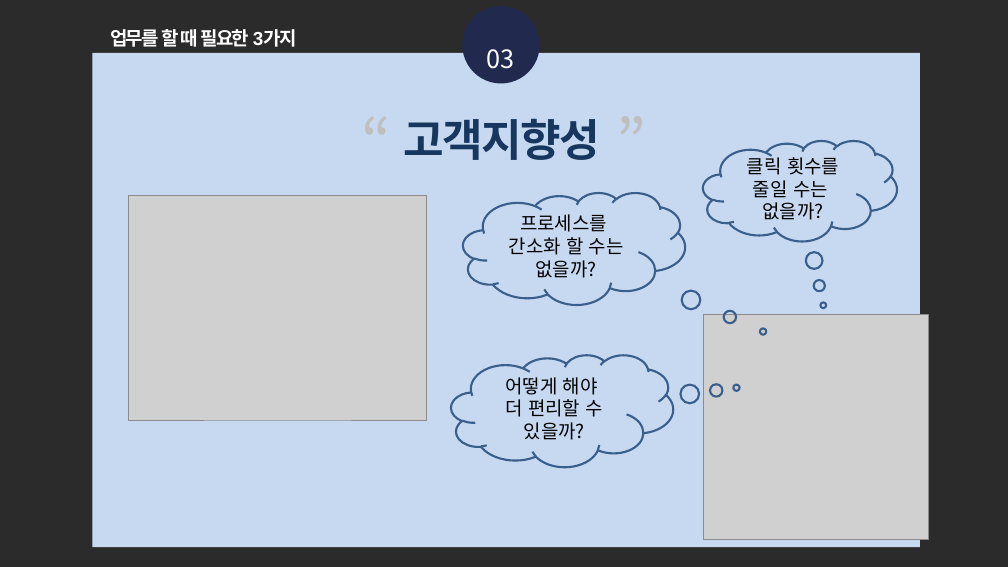
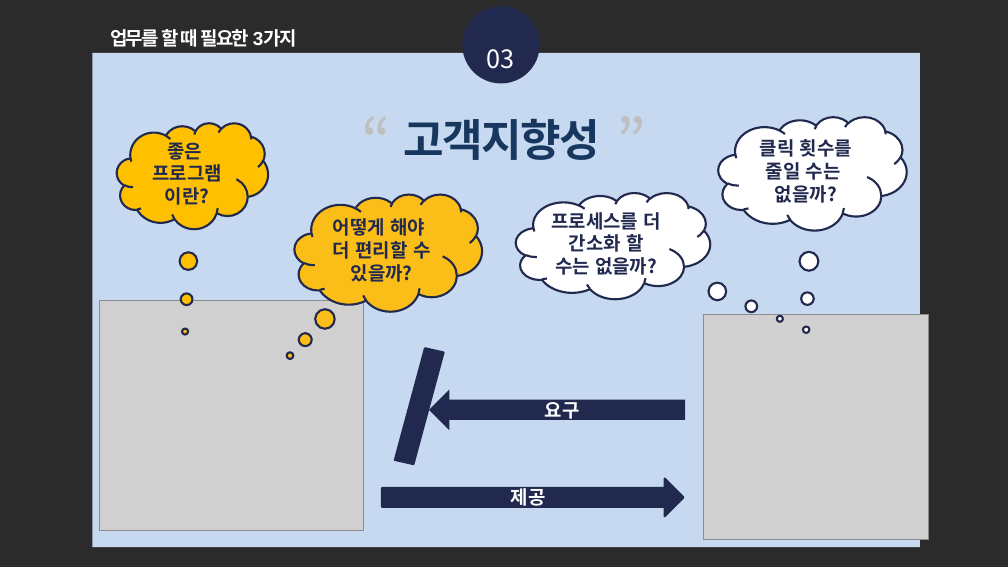
Before and after one commit to KimSolYi/WJ_PRACTICE, a slide deck: slide 11 of 인턴 수행과제 결과발표.pptx. Drawn at 1008x567 pixels with LibreOffice and Linux fonts; fonts in the diff are those of the drawing; grey boxes stand for pictures; background and template pictures are left out; a plain dark background stands for a picture behind light text. Boxes give left, top, right and bottom in pixels: in the first picture for what was removed or moved away, otherwise in the second. Text is boxed around its words. In the diff, an @@ line names an element or a change of style, - is before the commit and + after.

```diff
--- a/인턴 수행과제 결과발표.pptx
+++ b/인턴 수행과제 결과발표.pptx
@@ thought cloud "클릭 횟수를 줄일 수는": place and size @@
-thought cloud "클릭 횟수를 줄일 수는" at [703, 141, 898, 241]
+thought cloud "클릭 횟수를 줄일 수는" at [718, 117, 907, 231]
@@ thought cloud "클릭 횟수를 줄일 수는" at [718, 117, 907, 231]: text colour #000000 to #21294E, bold on; fill none to #FFFFFF; outline #3A5F8C 2 pt to #21294E 2 pt; proportions changed @@
@@ thought cloud added at [117, 123, 268, 229], fill #FFC000, outline #21294E 2 pt, 18 pt, text #21294E, bold @@
+좋은
+프로그램이란?
@@ picture removed at [129, 196, 426, 420] @@
@@ thought cloud "어떻게 해야": place and size @@
-thought cloud "어떻게 해야" at [451, 355, 674, 467]
+thought cloud "어떻게 해야" at [295, 194, 482, 312]
@@ thought cloud "어떻게 해야" at [295, 194, 482, 312]: text colour #000000 to #21294E, bold on; fill none to #FBBE18; outline #3A5F8C 2 pt to #21294E 2 pt; proportions changed @@
@@ thought cloud "프로세스를 더 간소화 할 수는 ...": place and size @@
-thought cloud "프로세스를 더 간소화 할 수는 ..." at [463, 193, 685, 305]
+thought cloud "프로세스를 더 간소화 할 수는 ..." at [516, 193, 710, 299]
@@ thought cloud "프로세스를 더 간소화 할 수는 ..." at [516, 193, 710, 299]: fill none to #FFFFFF; outline #3A5F8C 2 pt to #21294E 2 pt; proportions changed @@
@@ text in thought cloud at [551, 208, 660, 279]: text changed; text colour #000000 to #21294E; bold on @@
-프로세스를
-간소화 할 수는 없을까?
+프로세스를 더 간소화 할 수는 없을까?
@@ picture added at [99, 300, 364, 531] @@
@@ flow chart input output added at [395, 347, 443, 465], fill #21294E, outline #21294E 2 pt @@
@@ left arrow added at [429, 389, 685, 430], fill #21294E, 18 pt, text #FFFFFF, bold @@
+요구
@@ right arrow added at [382, 479, 684, 516], fill #21294E, outline #21294E 2 pt, 18 pt, text #FFFFFF, bold @@
+제공
```
Also in this commit, not shown: 11 other slides changed, 1 slide added, 1 other file.
